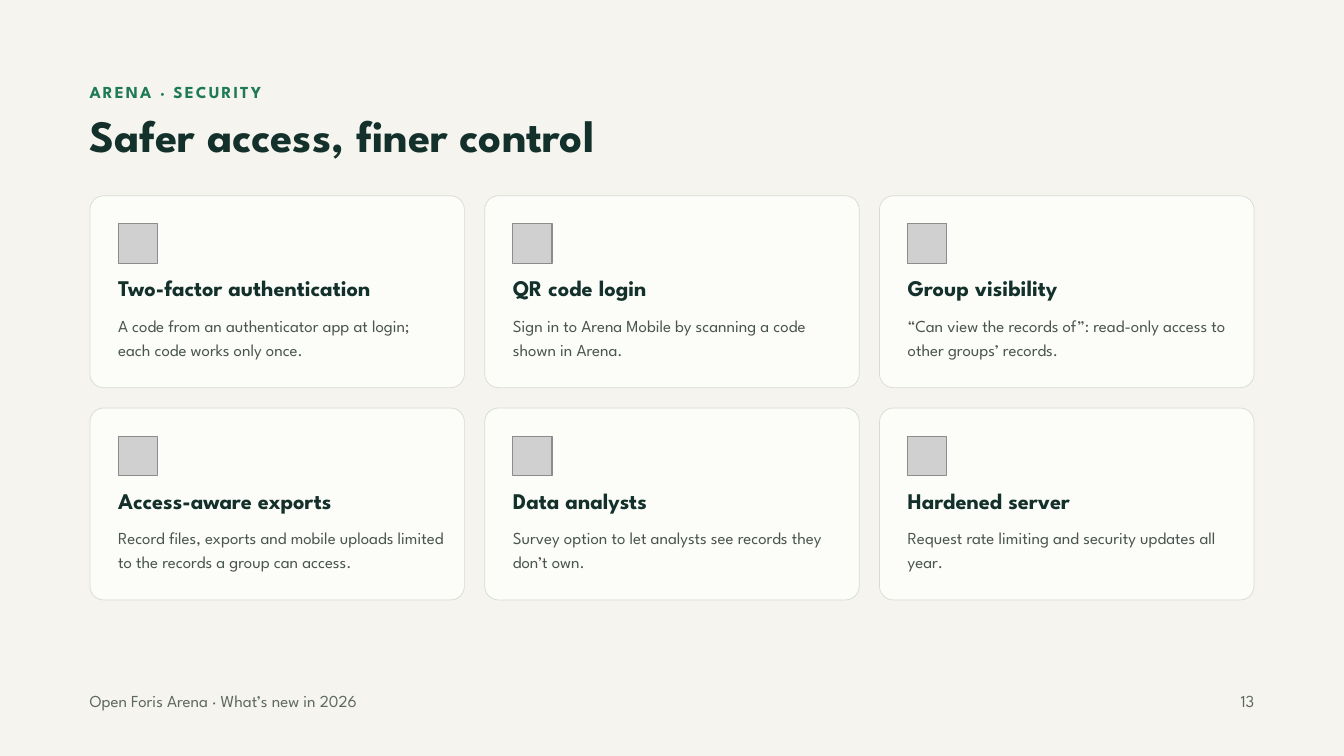
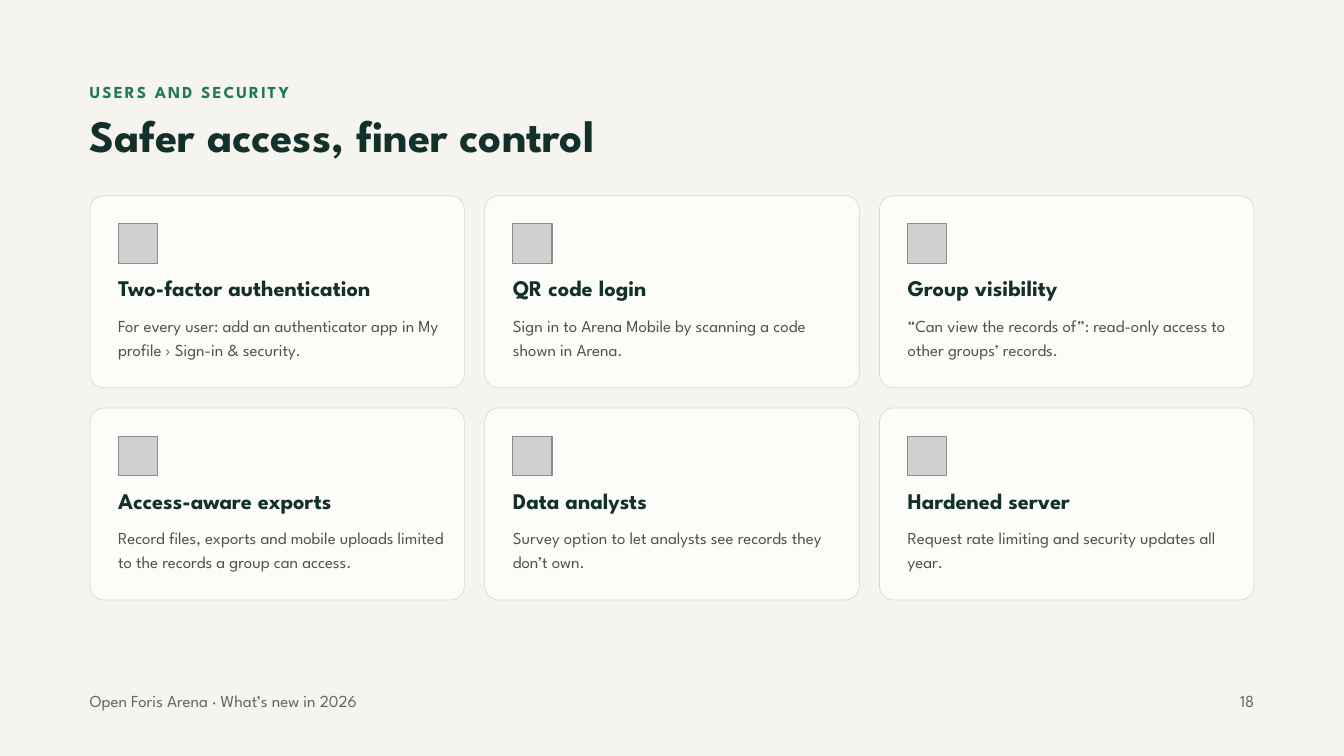
Before and after one commit to openforis/arena, a slide deck: slide 18 of docs/whats-new-2026/arena-whats-new-2026.pptx (slide 13 before the commit). Drawn at 1344x756 pixels with LibreOffice and Linux fonts; fonts in the diff are those of the drawing; grey boxes stand for pictures. Boxes give left, top, right and bottom in pixels: in the first picture for what was removed or moved away, otherwise in the second. Text is boxed around its words. In the diff, an @@ line names an element or a change of style, - is before the commit and + after.

Commit message:
Docs: What's new in 2026: deck aligned with the video, current Arena and Arena Mobile icons
- Deck (pptx and pdf): slides grouped by area like the video; new slides: sign in with Google and 2FA for everyone, preloaded map layers, position tracking, one AI slide; ODK import no longer beta; Data Explorer slide without the AI query; current Arena logo
- Video: current Arena Mobile icon

```diff
--- a/docs/whats-new-2026/arena-whats-new-2026.pptx
+++ b/docs/whats-new-2026/arena-whats-new-2026.pptx
@@ text at (90,86,289,98): text changed @@
-ARENA · SECURITY
+USERS AND SECURITY
@@ text at (118,320,438,360): text changed @@
-A code from an authenticator app at login; each code works only once.
+For every user: add an authenticator app in My profile › Sign-in & security.
@@ text at (1240,696,1254,707): text changed @@
-13
+18
```
Also in this commit, not shown: 9 other slides changed, 4 slides added, 3 other files.
